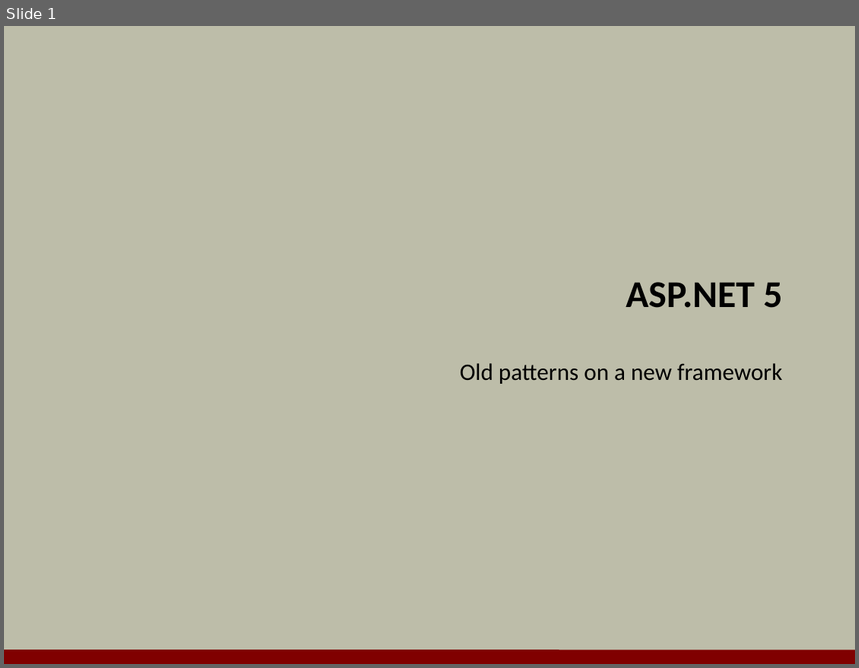
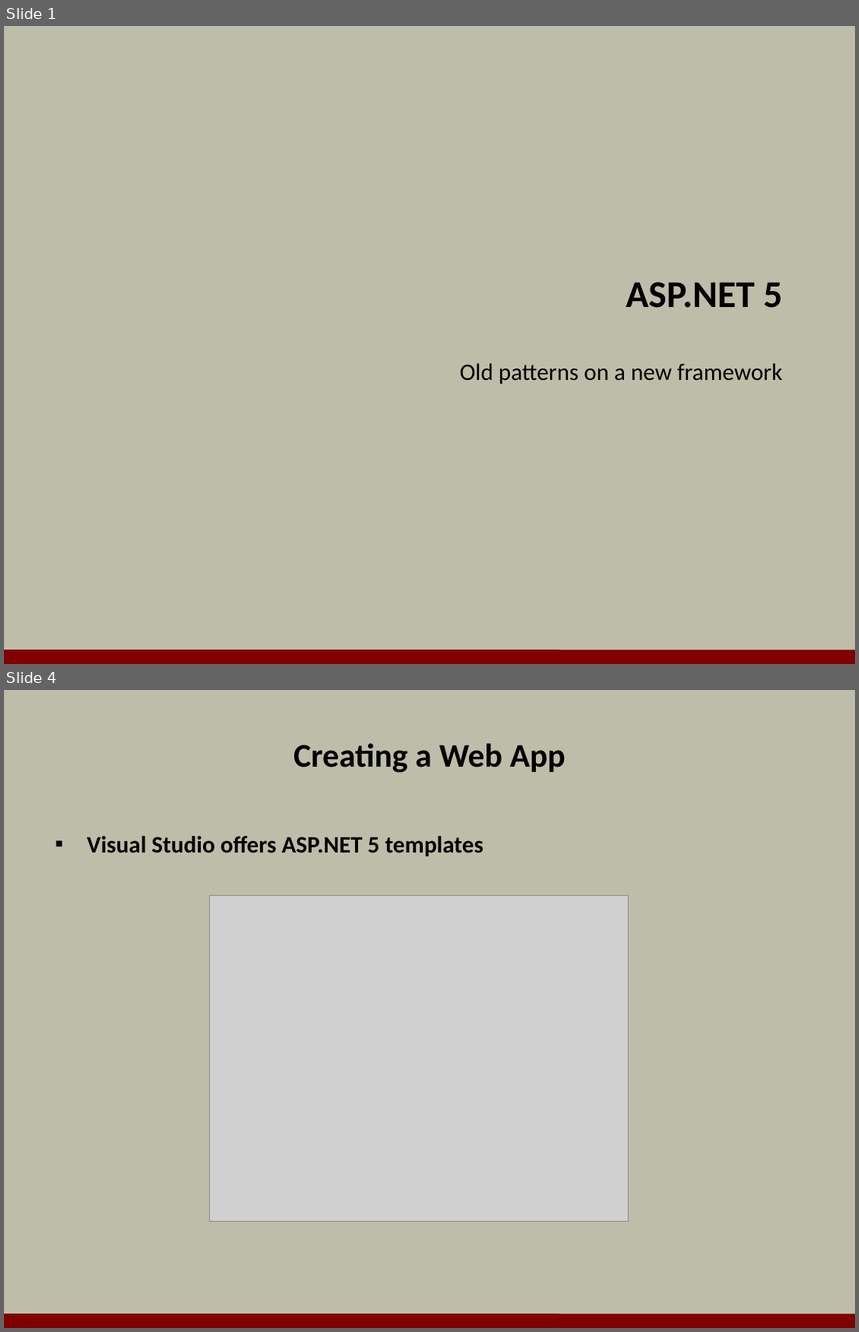
Before and after one commit to OdeToCode/classes, a slide deck: aspnet5/slides/01_Overview.pptx. Shown one above the other, each under a label of ours: slide 1 before the commit, slides 1 and 4 after it; the slides between them are not shown. The pictures are 859x668 and 859x1332 pixels, drawn with LibreOffice and Linux fonts; fonts in the diff are those of the drawing; grey boxes stand for pictures; background and template pictures are left out. Boxes give left, top, right and bottom in pixels: in the first picture for what was removed or moved away, otherwise in the second. Text is boxed around its words. In the diff, an @@ line names an element or a change of style, - is before the commit and + after.

```diff
--- a/aspnet5/slides/01_Overview.pptx
+++ b/aspnet5/slides/01_Overview.pptx
@@ slide 4 added at <box>4,690,855,1328</box>, background #BDBDA9; not listed: 1 template element that a slide beside it also shows @@
@@ title added at <box>294,743,566,773</box>, 28 pt, text #000000, bold @@
+Creating a Web App
@@ text added at <box>87,836,484,856</box>, 20 pt, text #000000, bold @@
+▪ Visual Studio offers ASP.NET 5 templates
@@ picture added at <box>210,896,629,1222</box> @@
```
Also in this commit, not shown: 6 other slides added.
